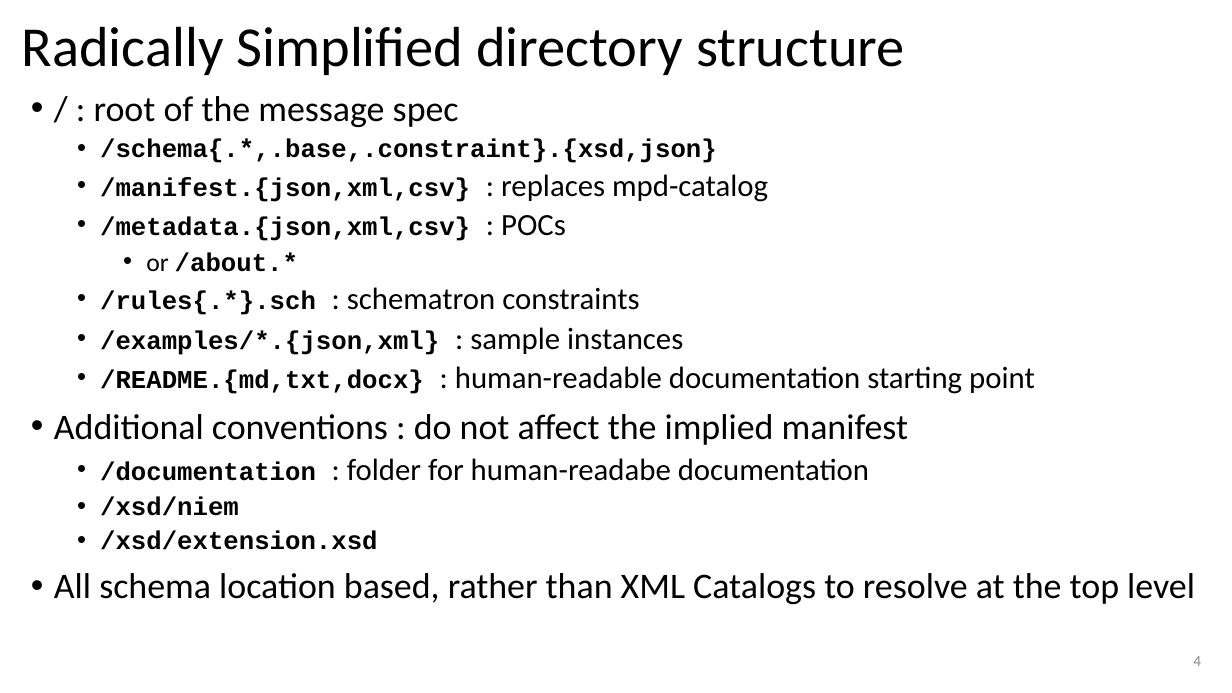
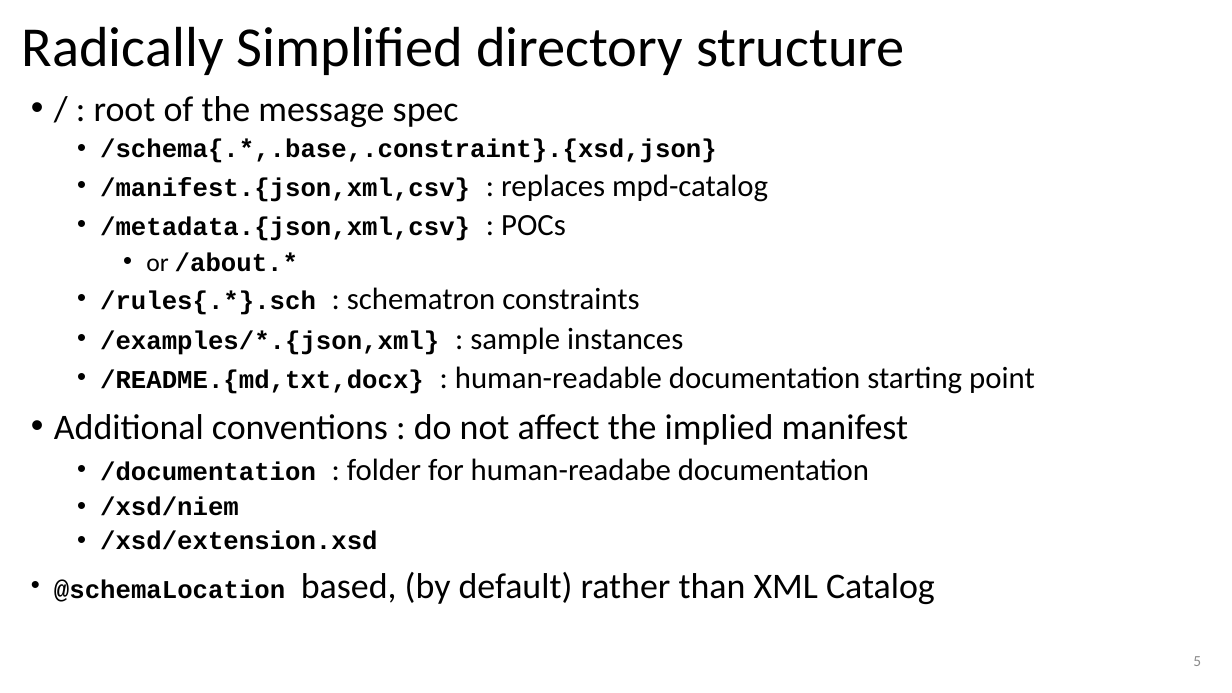
Before and after one commit to NIEM/NTAC, a slide deck: slide 5 of 2020-ntac-annual-meeting/NTAC Outbrief to NBAC.pptx (slide 4 before the commit). Drawn at 1232x693 pixels with LibreOffice and Linux fonts; fonts in the diff are those of the drawing. Boxes give left, top, right and bottom in pixels: in the first picture for what was removed or moved away, otherwise in the second. Text is boxed around its words. In the diff, an @@ line names an element or a change of style, - is before the commit and + after.

```diff
--- a/2020-ntac-annual-meeting/NTAC Outbrief to NBAC.pptx
+++ b/2020-ntac-annual-meeting/NTAC Outbrief to NBAC.pptx
@@ text at (54, 572, 935, 604): text changed @@
-• All schema location based, rather than XML Catalogs to resolve at the top level
+• @schemaLocation based, (by default) rather than XML Catalog
@@ page number at (1193, 656, 1201, 666): text changed @@
-4
+5
```
Also in this commit, not shown: 2 other slides changed, 1 slide added.
